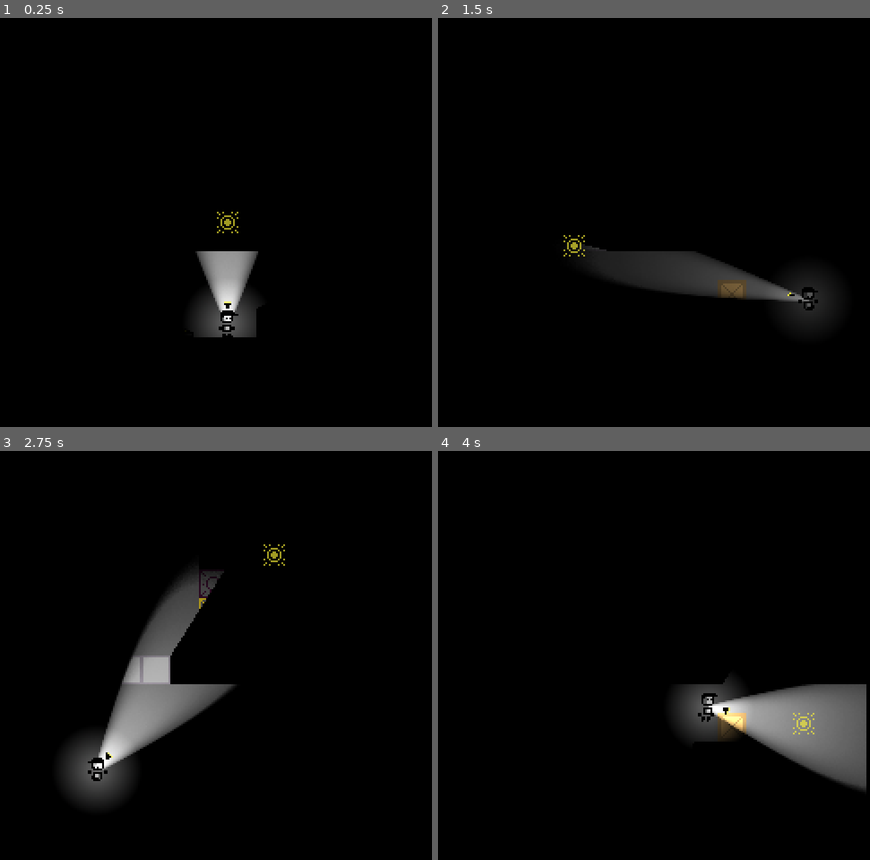
Above: before the commit, frames 1-4 (two rows, left to right).
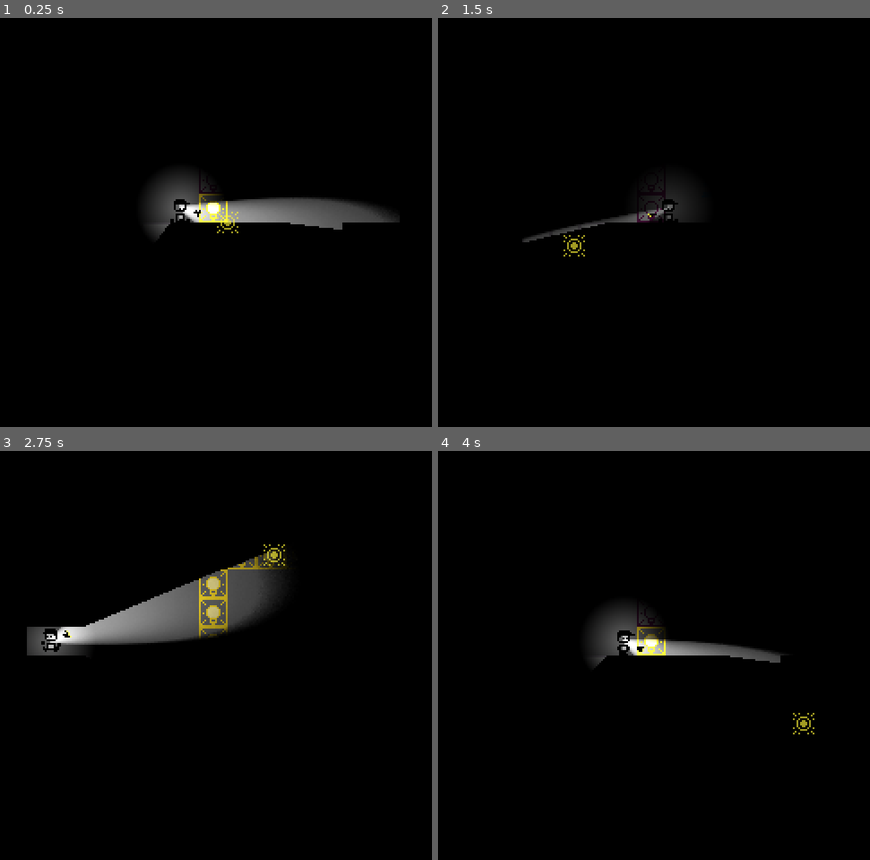
Above: after the commit, the same moments.

Repository: DylanPerry2098/ScreenTear
Game: Godot game, scene res://scenes/levels/test_room.tscn
Two runs of this game, one before a commit and one after it. Both use one fixed random seed, a clock stepped at 60 frames per second and the inputs below.
Inputs (mouse positions are in pixels of both pictures, inside the frame that each line leads up to):
- Up to frame 1 (0.25 s): no input
- Up to frame 2 (1.5 s): move the mouse to (766, 197) at 0.52 s; hold D (move_right) from 0.53 s (still down); tap E (interact) at 0.6 s; tap Space (jump) at 0.77 s; move the mouse to (571, 247) at 1.27 s; tap F (turn_off_flashlight) at 1.35 s
- Up to frame 3 (2.75 s): tap Space (jump) at 1.52 s; tap Enter at 2 s; move the mouse to (272, 553) at 2.02 s; release D (move_right) at 2.03 s; hold A (move_left) from 2.03 s (still down); tap E (interact) at 2.1 s
- Up to frame 4 (4 s): move the mouse to (641, 745) at 2.77 s; release A (move_left) at 2.78 s; hold D (move_right) from 2.78 s (still down); tap F (turn_off_flashlight) at 2.85 s; tap Space (jump) at 3.02, 3.5, 3.77 s; move the mouse to (805, 725) at 3.52 s; tap E (interact) at 3.6 s

The runs differ from the first frame. In frame 1, 6.4% of the frame differs, in the area x 33-93%, y 38-79%; in frame 2, 5.3%; in frame 3, 12%, in the area x 6-67%, y 24-87%; in frame 4, 9.7%.

Commit message:
light-based detection instead of raycast-based

Diff:
--- a/project.godot
+++ b/project.godot
@@ -85,6 +85,7 @@
 2d_physics/layer_3="Light"
 2d_physics/layer_4="Light Block"
 2d_physics/layer_7="See Through Physical"
+2d_physics/layer_8="Occluder"
 
 [physics]
 
--- a/resources/main_tileset.tres
+++ b/resources/main_tileset.tres
@@ -21,6 +21,7 @@
 0:0/0 = 0
 0:0/0/occlusion_layer_0/polygon_0/polygon = SubResource("OccluderPolygon2D_asmw1")
 0:0/0/physics_layer_0/polygon_0/points = PackedVector2Array(-8, -8, 8, -8, 8, 8, -8, 8)
+0:0/0/physics_layer_3/polygon_0/points = PackedVector2Array(-8, -8, 8, -8, 8, 8, -8, 8)
 
 [sub_resource type="TileSetAtlasSource" id="TileSetAtlasSource_x4gfd"]
 texture = ExtResource("3_lkqc0")
@@ -52,6 +53,8 @@
 physics_layer_1/collision_mask = 8
 physics_layer_2/collision_layer = 64
 physics_layer_2/collision_mask = 64
+physics_layer_3/collision_layer = 128
+physics_layer_3/collision_mask = 0
 sources/1 = SubResource("TileSetAtlasSource_op2op")
 sources/0 = SubResource("TileSetAtlasSource_s3biy")
 sources/2 = SubResource("TileSetAtlasSource_x4gfd")
--- a/scenes/gizmos/door.tscn
+++ b/scenes/gizmos/door.tscn
@@ -10,6 +10,8 @@
 polygon = PackedVector2Array(0.5, 16, -0.5, 16, -0.5, -16, 0.5, -16)
 
 [node name="Door" type="StaticBody2D" unique_id=1063754324]
+collision_layer = 129
+collision_mask = 0
 script = ExtResource("1_aa2eo")
 
 [node name="Sprite2D" type="Sprite2D" parent="." unique_id=1419130355]
--- /dev/null
+++ b/scenes/gizmos/line_raycast_area.tscn
@@ -0,0 +1,19 @@
+[gd_scene format=3 uid="uid://dia83gviwlfkh"]
+
+[ext_resource type="Script" uid="uid://chyjxuj8xsfpn" path="res://scripts/objects/line_raycast_area.gd" id="1_h2iao"]
+
+[sub_resource type="SegmentShape2D" id="SegmentShape2D_i31h3"]
+b = Vector2(128, 0)
+
+[node name="LineRaycastArea" type="Area2D" unique_id=1101227753]
+collision_layer = 0
+collision_mask = 8
+script = ExtResource("1_h2iao")
+
+[node name="CollisionShape2D" type="CollisionShape2D" parent="." unique_id=1027385225]
+shape = SubResource("SegmentShape2D_i31h3")
+
+[node name="RayCast2D" type="RayCast2D" parent="." unique_id=746533972]
+visible = false
+target_position = Vector2(128, 0)
+collision_mask = 128
--- a/scenes/levels/test_room.tscn
+++ b/scenes/levels/test_room.tscn
@@ -9,11 +9,12 @@
 [ext_resource type="PackedScene" uid="uid://cjowb85tb4dkv" path="res://scenes/gizmos/pressure_plate.tscn" id="9_s3biy"]
 [ext_resource type="PackedScene" uid="uid://c5ilmhfephti" path="res://scenes/gizmos/overhead_light.tscn" id="10_op2op"]
 [ext_resource type="PackedScene" uid="uid://clc8hdjtr4js1" path="res://scenes/gizmos/sign.tscn" id="10_x4gfd"]
+[ext_resource type="PackedScene" uid="uid://d0o1gvwqwdbmv" path="res://scenes/characters/stalker.tscn" id="11_ronwj"]
 [ext_resource type="PackedScene" uid="uid://bxv1ksdqyurbf" path="res://scenes/sound/audio_stream_player_bg_music.tscn" id="11_x4gfd"]
 
 [node name="TestRoom" type="Node2D" unique_id=2089002660]
 
-[node name="DarknessLayer" parent="." unique_id=749041299 instance=ExtResource("1_sa601")]
+[node name="DarknessLayer" parent="." unique_id=749041299 instance=ExtResource("1_x4gfd")]
 
 [node name="TileMapLayer" type="TileMapLayer" parent="." unique_id=1719518811]
 tile_map_data = PackedByteArray("AAAAAAgAAQAAAAAAAAABAAgAAQAAAAAAAAACAAgAAQAAAAAAAAAJAAgAAQAAAAAAAAAMAAgAAQAAAAAAAAANAA …(1696 unchanged characters)…
@@ -38,4 +39,7 @@
 position = Vector2(153, 34)
 
 [node name="Player" parent="." unique_id=366328777 instance=ExtResource("3_gyqsl")]
-position = Vector2(128, 184)
+position = Vector2(102, 114)
+
+[node name="Stalker" parent="." unique_id=763752193 instance=ExtResource("11_ronwj")]
+position = Vector2(189, 100)
--- /dev/null
+++ b/scripts/objects/line_raycast_area.gd
@@ -0,0 +1,37 @@
+class_name LineRaycastArea extends Area2D
+
+@onready var raycast: RayCast2D = $RayCast2D
+@onready var collision_shape: CollisionShape2D = $CollisionShape2D
+var segment: SegmentShape2D
+var length := 128.0
+
+func _ready() -> void:
+	segment = SegmentShape2D.new()
+	collision_shape.shape = segment
+	segment.a = Vector2.ZERO
+	set_length(length)
+
+
+func set_length(length: float) -> void:
+	self.length = maxf(length, 0.0)
+	if not segment:
+		return
+	segment.b = Vector2(self.length, 0)
+	raycast.target_position = Vector2(self.length, 0)
+
+func _physics_process(_delta: float) -> void:
+	_update_segment()
+
+func _update_segment() -> void:
+	raycast.force_raycast_update()
+	var end_position := Vector2(self.length, 0)
+	if raycast.is_colliding():
+		end_position.x = clampf(to_local(raycast.get_collision_point()).x, 0.0, self.length)
+	segment.b = end_position
+
+func get_segment_global_endpoints() -> Array[Vector2]:
+	_update_segment()
+	return [
+		global_position,
+		to_global(segment.b)
+	]
--- a/scripts/objects/overhead_light.gd
+++ b/scripts/objects/overhead_light.gd
@@ -4,10 +4,11 @@
 
 @export var light_length := 60.0
 @export var light_angle_degrees := 90.0
+const LINE_RAYCAST_AREA_SCENE := preload("res://scenes/gizmos/line_raycast_area.tscn")
 
 @onready var tilemap: TileManager = _get_tilemap_in_tree()
 
-var _raycasts: Array[RayCast2D]
+var _line_areas: Array[LineRaycastArea] = []
 
 func _init() -> void:
 	super(
@@ -25,8 +26,8 @@
 
 func _physics_process(_delta: float) -> void:
 	if tilemap:
-		var rays: Array[RayCast2D] = _raycasts if active else ([] as Array[RayCast2D])
-		tilemap.update_lightblocks(rays, self)
+		var areas: Array[LineRaycastArea] = _line_areas if active else ([] as Array[LineRaycastArea])
+		tilemap.update_lightblocks(areas, self)
 
 func update_active(bl: bool) -> void:
 	super(bl)
@@ -36,25 +37,22 @@
 	else:
 		point_light.hide()
 
-## Create a cone of raycasts.
+## Create a cone of line raycast areas.
 func createCone(degreeCone:float):
-	var _newCast:RayCast2D
 	var halfDegreeCone = round(float(degreeCone)/2)
 	var offset = 90;
 	for deg in range(-halfDegreeCone,halfDegreeCone+1,10):
 		deg += offset
-		_newCast = RayCast2D.new()
-		_newCast.set_collision_mask_value(Layers.PhysicsLayer.LIGHT_BLOCK, true)
-		# _newCast.hit_from_inside = true
-		_newCast.target_position = Vector2(light_length,0)
-		_newCast.rotation_degrees = deg
-		add_child(_newCast)
-		_raycasts.append(_newCast)
+		var line_area := LINE_RAYCAST_AREA_SCENE.instantiate() as LineRaycastArea
+		line_area.set_length(light_length)
+		line_area.rotation_degrees = deg
+		add_child(line_area)
+		_line_areas.append(line_area)
 
 func _get_tilemap_in_tree():
 	for node in get_tree().root.get_children():
 		if node is TileManager:
-			return tilemap
+			return node
 		for node2 in node.get_children():
 			if node2 is TileManager:
 				return node2
--- a/scripts/objects/tile_manager.gd
+++ b/scripts/objects/tile_manager.gd
@@ -40,43 +40,65 @@
 
 	return player_bounds.intersects(tile_world_bounds, true)
 
-func _get_colliding_rays(rays: Array[RayCast2D]) -> Array[RayCast2D]:
-	var colliding_rays: Array[RayCast2D] = []
-	for ray in rays:
-		if ray.is_colliding():
-			colliding_rays.append(ray)
-	return colliding_rays
-
-func update_lightblocks(rays: Array[RayCast2D], sender: Node2D):
-
-	var hit_tiles: Array[Vector2i]
-	var hit_stalkers: Array[Stalker]
+func _segment_intersects_rect(from: Vector2, to: Vector2, rect: Rect2) -> bool:
+	if rect.has_point(from) or rect.has_point(to):
+		return true
+	var top_left := rect.position
+	var top_right := Vector2(rect.end.x, rect.position.y)
+	var bottom_left := Vector2(rect.position.x, rect.end.y)
+	var bottom_right := rect.end
+	return (
+		Geometry2D.segment_intersects_segment(from, to, top_left, top_right) != null
+		or Geometry2D.segment_intersects_segment(from, to, top_right, bottom_right) != null
+		or Geometry2D.segment_intersects_segment(from, to, bottom_right, bottom_left) != null
+		or Geometry2D.segment_intersects_segment(from, to, bottom_left, top_left) != null
+	)
+
+func _get_tiles_in_segment(area: LineRaycastArea) -> Array[Vector2i]:
+	var endpoints := area.get_segment_global_endpoints()
+	var from := to_local(endpoints[0])
+	var to := to_local(endpoints[1])
+	var tile_size := Vector2(tile_set.tile_size)
+	var bounds := Rect2(from, Vector2.ZERO).expand(to).grow(tile_size.length())
+	var start_tile := local_to_map(bounds.position)
+	var end_tile := local_to_map(bounds.end)
+	var hit_tiles: Array[Vector2i] = []
+
+	for y in range(start_tile.y - 1, end_tile.y + 2):
+		for x in range(start_tile.x - 1, end_tile.x + 2):
+			var tile_coords := Vector2i(x, y)
+			var tile_center := map_to_local(tile_coords)
+			var tile_rect := Rect2(tile_center - tile_size / 2.0, tile_size)
+			if _segment_intersects_rect(from, to, tile_rect):
+				hit_tiles.append(tile_coords)
+	return hit_tiles
+
+func update_lightblocks(areas: Array[LineRaycastArea], sender: Node2D):
+
+	var hit_tiles: Array[Vector2i] = []
+	var hit_stalkers: Array[Stalker] = []
 	var current_frame := Engine.get_physics_frames()
 
-	for ray in rays:
-		if not ray.is_colliding():
-			continue
-		elif ray.get_collider() == self:
-			var tilemap := self
-			var collision_point := ray.get_collision_point() - ray.get_collision_normal() * 0.5
-			var tile_coords := local_to_map(to_local(collision_point))
-			if _player_occupies_tile(tile_coords):
+	for area in areas:
+		for tile_coords in _get_tiles_in_segment(area):
+			if _player_occupies_tile(tile_coords) or get_cell_source_id(tile_coords) not in [0, 2, 3, 4]:
 				continue
-			var source_id := tilemap.get_cell_source_id(tile_coords)
-			if source_id in [0,2,3,4]:
-				hit_tiles.append(tile_coords)
-				if _tile_already_lit(tile_coords):
-					_lit_up_tiles[tile_coords].add_source(sender)
-				else:
-					_lit_up_tiles[tile_coords] = LightSources.new(sender)
-		elif ray.get_collider() is Stalker:
-			var stalker := ray.get_collider() as Stalker
+			hit_tiles.append(tile_coords)
+			if _tile_already_lit(tile_coords):
+				_lit_up_tiles[tile_coords].add_source(sender)
+			else:
+				_lit_up_tiles[tile_coords] = LightSources.new(sender)
+
+		for body in area.get_overlapping_bodies():
+			if not body is Stalker:
+				continue
+			var stalker := body as Stalker
+			if stalker in hit_stalkers:
+				continue
 			hit_stalkers.append(stalker)
 			if stalker not in _frozen_stalkers:
 				_frozen_stalkers.append(stalker)
 			_stalker_frame_tracker[stalker] = current_frame
-		else:
-			continue
 
 	for tile_coords in hit_tiles: # Tile may or may not need to be lit
 		_update_light_tile_sprite(tile_coords, true)
--- a/scripts/player/flashlight.gd
+++ b/scripts/player/flashlight.gd
@@ -3,10 +3,11 @@
 @export var flashlight_length := 600.0
 @export var flashlight_angle_degrees := 45.0
 
+const LINE_RAYCAST_AREA_SCENE := preload("res://scenes/gizmos/line_raycast_area.tscn")
 
 @onready var tilemap: TileManager = _get_tilemap_in_tree()
 
-var _raycasts: Array[RayCast2D]
+var _line_areas: Array[LineRaycastArea] = []
 
 # Called when the node enters the scene tree for the first time.
 func _ready() -> void:
@@ -17,25 +18,22 @@
 
 func _physics_process(_delta: float) -> void:
 	if tilemap:
-		tilemap.update_lightblocks(_raycasts, self)
+		tilemap.update_lightblocks(_line_areas, self)
 
-## Create a cone of raycasts.
+## Create a cone of line raycast areas.
 func createCone(degreeCone:float):
-	var _newCast:RayCast2D
 	var halfDegreeCone = round(float(degreeCone)/2)
 	for deg in range(-halfDegreeCone,halfDegreeCone+1,5):
-		_newCast = RayCast2D.new()
-		_newCast.set_collision_mask_value(Layers.PhysicsLayer.LIGHT_BLOCK, true)
-		# _newCast.hit_from_inside = true
-		_newCast.target_position = Vector2(flashlight_length,0)
-		_newCast.rotation_degrees = deg
-		add_child(_newCast)
-		_raycasts.append(_newCast)
+		var line_area := LINE_RAYCAST_AREA_SCENE.instantiate() as LineRaycastArea
+		line_area.set_length(flashlight_length)
+		line_area.rotation_degrees = deg
+		add_child(line_area)
+		_line_areas.append(line_area)
 
 func _get_tilemap_in_tree():
 	for node in get_tree().root.get_children():
 		if node is TileManager:
-			return tilemap
+			return node
 		for node2 in node.get_children():
 			if node2 is TileManager:
 				return node2
Not shown: 1 places in scenes/levels/test_room.tscn that only renumber resources
Not shown, added: scripts/objects/line_raycast_area.gd.uid
